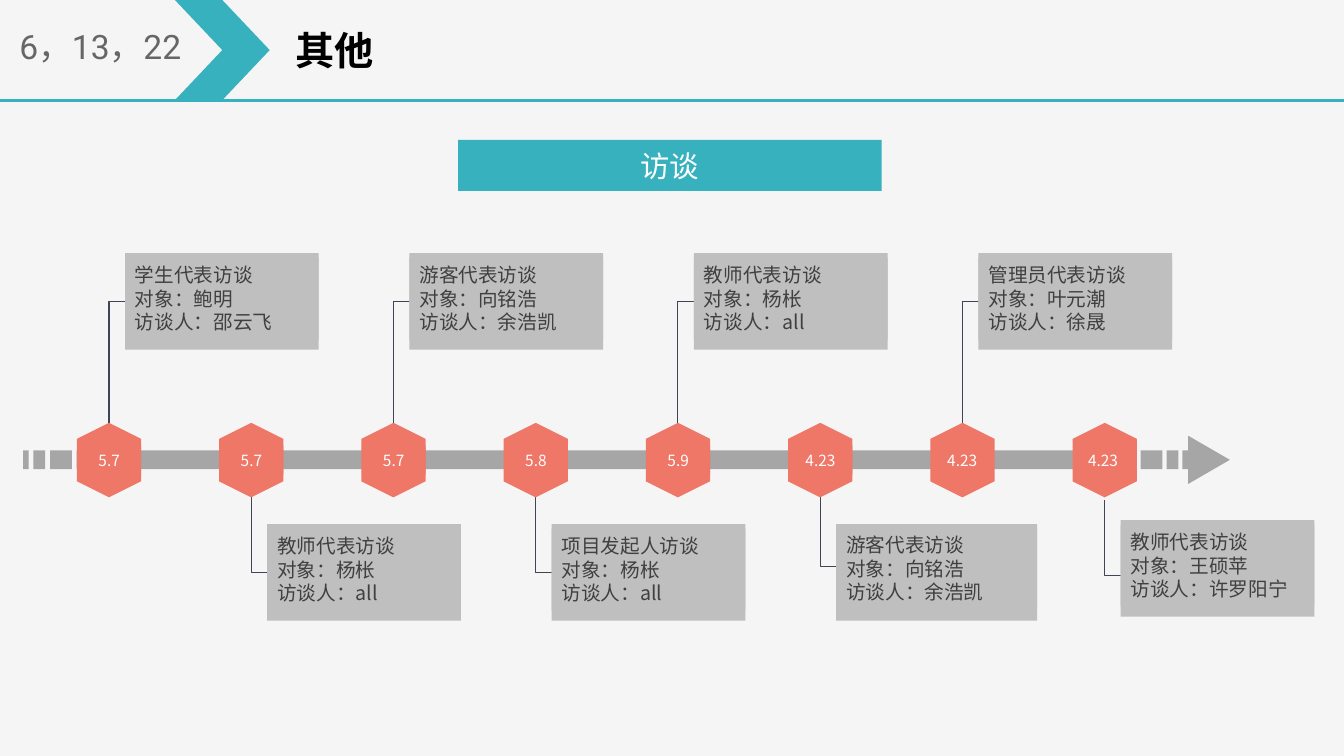
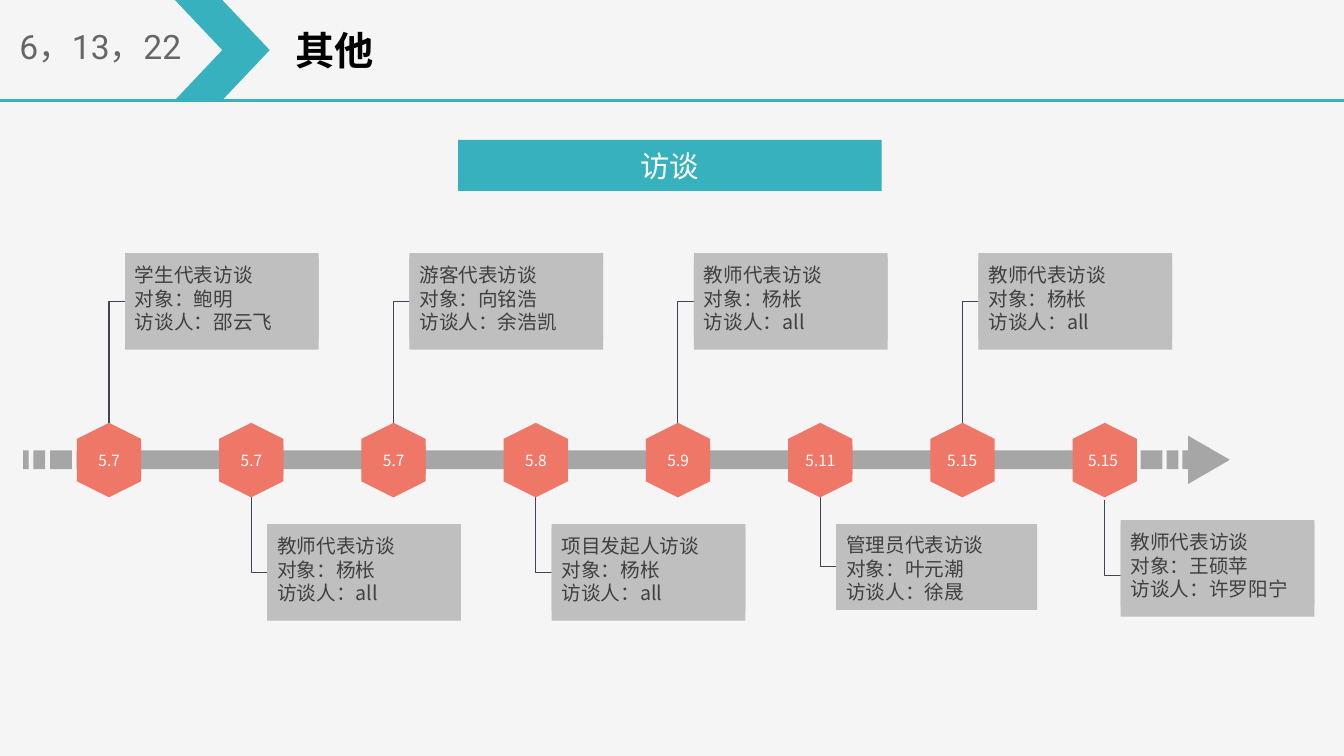
Before and after one commit to on6nx/requirement, a slide deck: slide 22 of 3.requirement/SRS软件需求说明汇报.pptx. Drawn at 1344x756 pixels with LibreOffice and Linux fonts; fonts in the diff are those of the drawing. Boxes give left, top, right and bottom in pixels: in the first picture for what was removed or moved away, otherwise in the second. Text is boxed around its words. In the diff, an @@ line names an element or a change of style, - is before the commit and + after.

```diff
--- a/3.requirement/SRS软件需求说明汇报.pptx
+++ b/3.requirement/SRS软件需求说明汇报.pptx
@@ text at (988, 265, 1106, 331): text changed @@
-管理员代表访谈
-对象：叶元潮
-访谈人：徐晟
+教师代表访谈
+对象：杨枨
+访谈人：all
@@ text in rectangle at (805, 454, 835, 466): text changed @@
-4.23
+5.11
@@ text at (947, 454, 977, 466): text changed @@
-4.23
+5.15
@@ text at (1088, 454, 1118, 466): text changed @@
-4.23
+5.15
@@ rectangle "管理员代表访谈": place and size @@
-rectangle "管理员代表访谈" at (836, 528, 1036, 620)
+rectangle "管理员代表访谈" at (836, 528, 1036, 610)
@@ text in rectangle at (846, 535, 983, 601): text changed @@
-游客代表访谈
-对象：向铭浩
-访谈人：余浩凯
+管理员代表访谈
+对象：叶元潮
+访谈人：徐晟
```
Also in this commit, not shown: 2 other slides changed, 4 other files.
